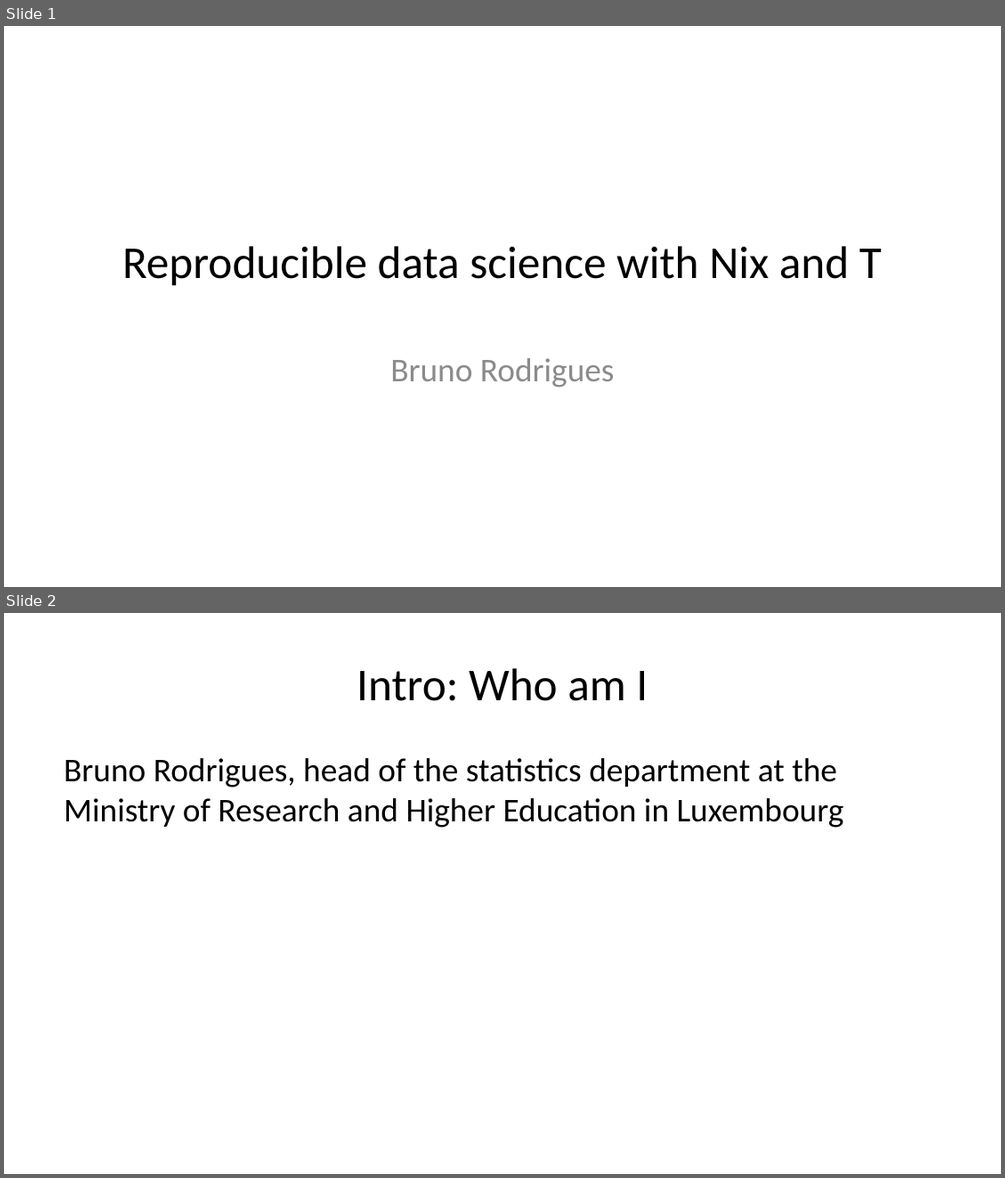
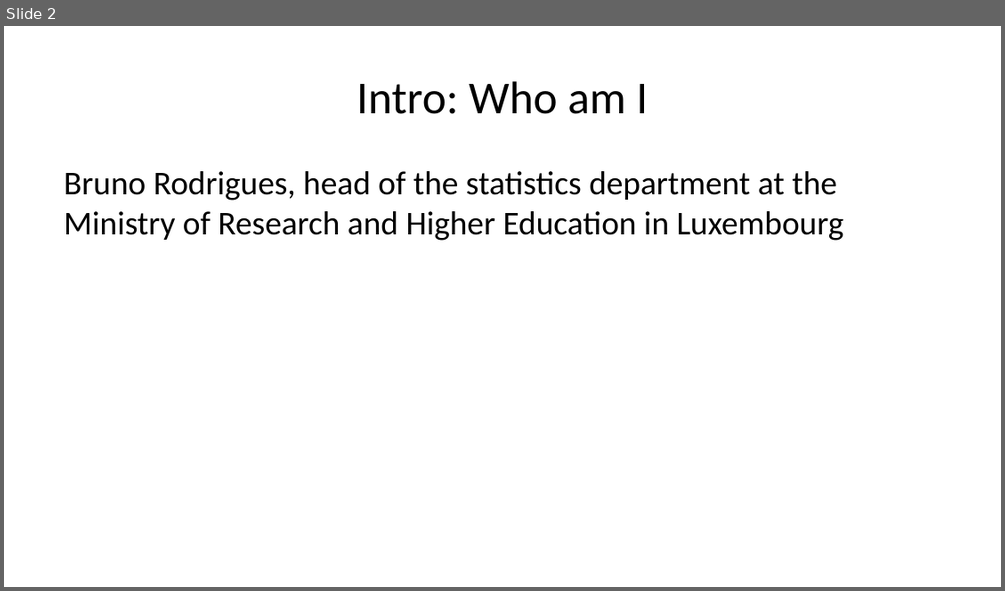
Before and after one commit to b-rodrigues/r_pharma_26, a slide deck: docs/index.pptx. Shown one above the other, each under a label of ours: slides 1 and 2 before the commit, slide 2 after it. The pictures are 1005x1178 and 1005x591 pixels, drawn with LibreOffice and Linux fonts; fonts in the diff are those of the drawing. Boxes give left, top, right and bottom in pixels: in the first picture for what was removed or moved away, otherwise in the second. Text is boxed around its words. In the diff, an @@ line names an element or a change of style, - is before the commit and + after.

```diff
--- a/docs/index.pptx
+++ b/docs/index.pptx
@@ slide 1 removed at (4, 26, 1001, 587), background #FFFFFF @@
@@ title removed at (122, 246, 882, 286) @@
-Reproducible data science with Nix and T
@@ subtitle removed at (390, 358, 615, 387) @@
-Bruno Rodrigues
```
Also in this commit, not shown: 9 slides changed, 2 slides added, 23 other files.
